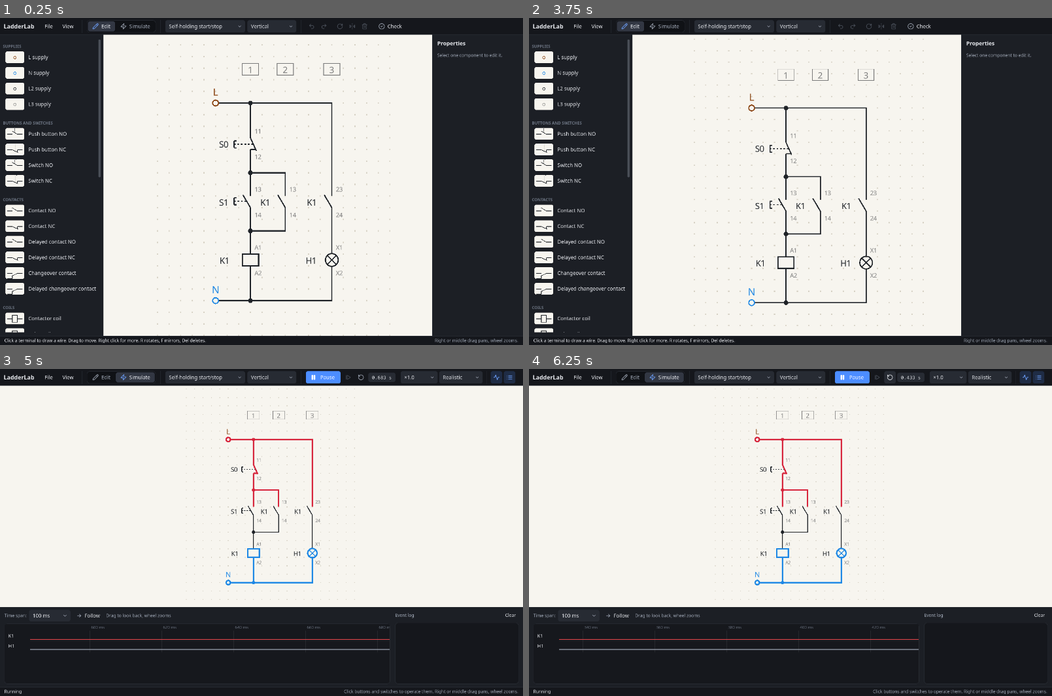
Above: before the commit, frames 1-4 (two rows, left to right).
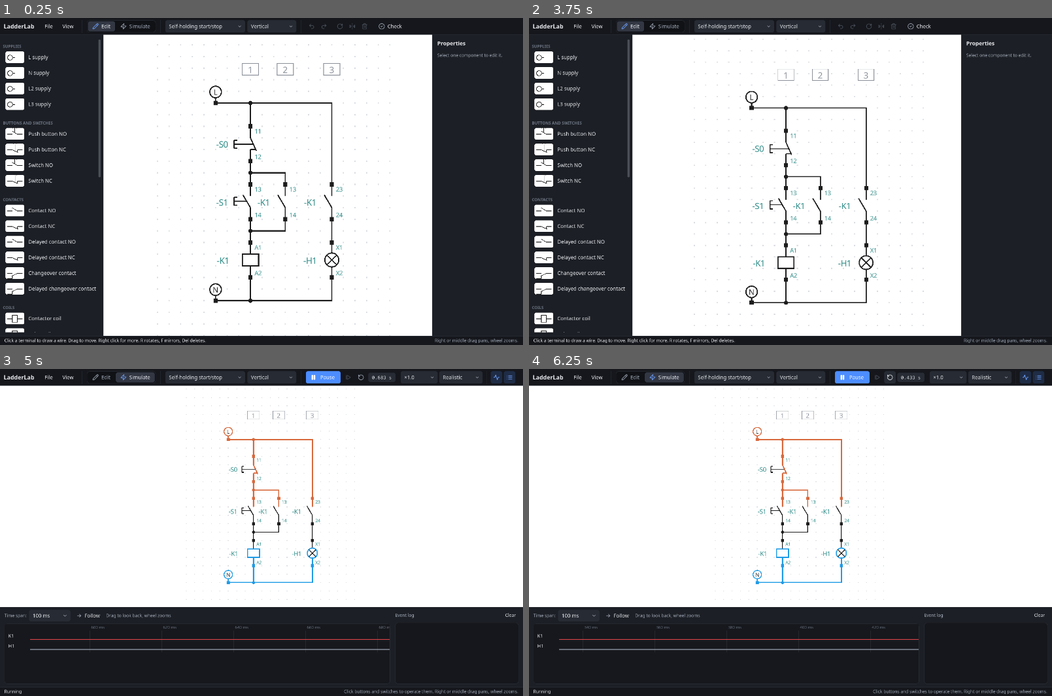
Above: after the commit, the same moments.

Repository: JarasonPC/ladder-lab
Game: Godot game, scene res://main.tscn
Same seed, same stepped clock (60 frames per second), same inputs: the game is played once before the commit and once after it.
Inputs (mouse positions are in pixels of both pictures, inside the frame that each line leads up to):
- Up to frame 1 (0.25 s): no input
- Up to frame 2 (3.75 s): click "Self-holding start/stop" at 0.5 s; click "Self-holding start/stop" at 1.25 s; click "File" at 2 s; click "View" at 2.75 s; click "Edit" at 3.5 s
- Up to frame 3 (5 s): click "Simulate" at 4.25 s
- Up to frame 4 (6.25 s): click (889, 378) at 5 s; click (889, 378) at 5.75 s

The runs differ from the first frame. In frame 1, 1.0% of the frame differs, in the area x 1-75%, y 8-98%; in frame 2, 0.9%; in frame 3, 0.8%; in frame 4, 0.8%.

Commit message:
Draw schematics in the guide's style (option A)
White paper with thin black lines, a square at every terminal filled with
its voltage reach, branch dots in the wire colour, live orange / L2 slate /
L3 lavender / N blue, designations with the 81346 minus prefix and
terminal numbers in teal, supplies as circles with the conductor name,
solid push-button stems and the thermal hook on overload contacts, lit
lamps filled grey, M3~ motors. Second label lines no longer overlap the
designation.

Co-Authored-By: Claude Opus 5.5 <noreply@anthropic.com>
Claude-Session: https://claude.ai/code/session_0195W1p1hzfqGfpWqfXK2WuV

Diff:
--- a/ui/schematic_theme.gd
+++ b/ui/schematic_theme.gd
@@ -1,30 +1,42 @@
 class_name SchematicTheme
 extends RefCounted
-## Colors and sizes used to draw schematics.
+## Colors and sizes used to draw schematics, in the style of the course guide:
+## thin black lines on white paper, square terminals, teal designations and
+## terminal numbers; voltage reach in orange (L / L1), slate (L2), lavender
+## (L3) and blue (N).
 
-const BACKGROUND := Color("f7f5ef")
-const GRID_DOT := Color("d6d1c4")
-const LINE := Color("1f2328")
+const BACKGROUND := Color("ffffff")
+const GRID_DOT := Color("d9dce1")
+const LINE := Color("1d1d1d")
 ## Parts at L / L1 potential (voltage reach).
-const LIVE := Color("d7263d")
+const LIVE := Color("d8693d")
 ## Parts at L2 and L3 potential.
-const LIVE_L2 := Color("7b3fd0")
-const LIVE_L3 := Color("00897b")
+const LIVE_L2 := Color("5c6a99")
+const LIVE_L3 := Color("a597e0")
 ## Parts joined to N (N reach), Czech light blue for the neutral conductor.
-const NEUTRAL := Color("1e88e5")
-const FAULT := Color("ff7a00")
-const WARNING := Color("e8871e")
-const HOVER := Color(0.18, 0.5, 0.98, 0.14)
-const COIL_ON := Color("f6c2c8")
-const LAMP_ON := Color("ffd23f")
-const LAMP_GLOW := Color(1.0, 0.82, 0.25, 0.35)
-const TEXT := Color("1f2328")
-const TERMINAL_TEXT := Color("7a7a7a")
-## Czech practice: L / L1 brown, L2 black, L3 grey, N light blue.
-const L_COLOR := Color("8b4513")
-const L2_COLOR := Color("1f2328")
-const L3_COLOR := Color("8a8a8a")
-const N_COLOR := Color("1e88e5")
+const NEUTRAL := Color("1f9be6")
+## Short-circuit current, blown fuses, injected faults.
+const FAULT := Color("e0245e")
+## Chattering, tripped protection.
+const WARNING := Color("c99700")
+const HOVER := Color(0.18, 0.5, 0.98, 0.12)
+const COIL_ON := Color("f6cbb8")
+## A lit lamp is filled grey, as in the guide.
+const LAMP_ON := Color("c4c4c4")
+const LAMP_GLOW := Color(0, 0, 0, 0)
+const TEXT := Color("1d1d1d")
+## Designations ("-KM1") and terminal numbers.
+const DESIGNATION := Color("2c8b86")
+const TERMINAL_TEXT := Color("2c8b86")
+## Current path numbers above or beside the drawing.
+const PATH_TEXT := Color("8a9099")
+## Terminal squares that nothing reaches.
+const TERMINAL_DEAD := Color("1d1d1d")
+## Supply circles: the conductor names are black, as in the guide.
+const L_COLOR := Color("1d1d1d")
+const L2_COLOR := Color("1d1d1d")
+const L3_COLOR := Color("1d1d1d")
+const N_COLOR := Color("1d1d1d")
 
 
 
@@ -45,6 +57,8 @@
 
 
 const LINE_WIDTH: float = 2.0
-const LIVE_WIDTH: float = 3.5
+const LIVE_WIDTH: float = 2.6
+## Side of the terminal squares in pixels.
+const TERMINAL_SQUARE: float = 7.0
 const LABEL_SIZE: int = 14
 const TERMINAL_SIZE: int = 10
--- a/ui/symbols/changeover_symbol.gd
+++ b/ui/symbols/changeover_symbol.gd
@@ -50,7 +50,7 @@
 
 
 func _draw_labels() -> void:
-	draw_label(component.designation, _designation_anchor(), SchematicTheme.LABEL_SIZE, SchematicTheme.TEXT)
+	draw_label(designation_text(), _designation_anchor(), SchematicTheme.LABEL_SIZE, SchematicTheme.DESIGNATION)
 	var names: PackedStringArray = component.get_terminal_names()
 	draw_label(names[0], Vector2(0.35 * G, 2.6 * G), SchematicTheme.TERMINAL_SIZE, SchematicTheme.TERMINAL_TEXT)
 	draw_label(names[2], Vector2(-0.35 * G, 0.4 * G), SchematicTheme.TERMINAL_SIZE, SchematicTheme.TERMINAL_TEXT)
--- a/ui/symbols/coil_symbol.gd
+++ b/ui/symbols/coil_symbol.gd
@@ -28,7 +28,7 @@
 
 func _draw_labels() -> void:
 	var anchor: Vector2 = Vector2(-1.8 * G, 1.5 * G)
-	draw_label(component.designation, anchor, SchematicTheme.LABEL_SIZE, SchematicTheme.TEXT)
+	draw_label(designation_text(), anchor, SchematicTheme.LABEL_SIZE, SchematicTheme.DESIGNATION)
 	var names: PackedStringArray = component.get_terminal_names()
 	draw_label(names[0], Vector2(0.35 * G, 0.4 * G), SchematicTheme.TERMINAL_SIZE, SchematicTheme.TERMINAL_TEXT)
 	draw_label(names[1], Vector2(0.35 * G, 2.6 * G), SchematicTheme.TERMINAL_SIZE, SchematicTheme.TERMINAL_TEXT)
--- a/ui/symbols/contact_symbol.gd
+++ b/ui/symbols/contact_symbol.gd
@@ -78,32 +78,33 @@
 			_draw_parachute(middle, delayed_move_right, color)
 
 
+## Stem from the blade to the button head (a bracket open toward the blade),
+## drawn solid as in the guide.
 func _draw_push_actuator(middle: Vector2, pressed: bool, color: Color) -> void:
 	var head_x: float = -22.0 if pressed else -28.0
 	var y: float = middle.y
-	draw_dashed_line(Vector2(head_x, y), Vector2(middle.x - 1.0, y), color, 1.5, 3.0)
-	draw_line(Vector2(head_x, y - 6), Vector2(head_x, y + 6), color, SchematicTheme.LINE_WIDTH)
-	draw_line(Vector2(head_x, y - 6), Vector2(head_x + 4, y - 6), color, SchematicTheme.LINE_WIDTH)
-	draw_line(Vector2(head_x, y + 6), Vector2(head_x + 4, y + 6), color, SchematicTheme.LINE_WIDTH)
+	draw_line(Vector2(head_x, y), Vector2(middle.x - 1.0, y), color, 1.4)
+	draw_line(Vector2(head_x, y - 7), Vector2(head_x, y + 7), color, 1.8)
+	draw_line(Vector2(head_x, y - 7), Vector2(head_x + 5, y - 7), color, 1.8)
+	draw_line(Vector2(head_x, y + 7), Vector2(head_x + 5, y + 7), color, 1.8)
 
 
-## Dashed line to the thermal-effect mark (a small square wave).
+## Stem from the blade to the hook of the thermal release, as in the guide.
 func _draw_thermal_actuator(middle: Vector2, color: Color) -> void:
 	var y: float = middle.y
-	var x: float = -30.0
-	draw_dashed_line(Vector2(x + 8.0, y), Vector2(middle.x - 1.0, y), color, 1.5, 3.0)
-	var w: float = SchematicTheme.LINE_WIDTH * 0.75
-	draw_polyline(PackedVector2Array([Vector2(x, y + 4), Vector2(x, y - 4), Vector2(x + 4, y - 4), Vector2(x + 4, y + 4), Vector2(x + 8, y + 4), Vector2(x + 8, y)]), color, w)
+	var x: float = -28.0
+	draw_line(Vector2(x, y), Vector2(middle.x - 1.0, y), color, 1.4)
+	draw_polyline(PackedVector2Array([Vector2(x, y), Vector2(x, y - 8), Vector2(x + 6, y - 8)]), color, 1.8)
 
 
 func _draw_turn_actuator(middle: Vector2, switched_on: bool, color: Color) -> void:
 	var head_x: float = -26.0
 	var y: float = middle.y
 	var flip: float = -1.0 if switched_on else 1.0
-	draw_dashed_line(Vector2(head_x, y), Vector2(middle.x - 1.0, y), color, 1.5, 3.0)
-	draw_line(Vector2(head_x, y - 6), Vector2(head_x, y + 6), color, SchematicTheme.LINE_WIDTH)
-	draw_line(Vector2(head_x, y - 6), Vector2(head_x - 4 * flip, y - 6), color, SchematicTheme.LINE_WIDTH)
-	draw_line(Vector2(head_x, y + 6), Vector2(head_x + 4 * flip, y + 6), color, SchematicTheme.LINE_WIDTH)
+	draw_line(Vector2(head_x, y), Vector2(middle.x - 1.0, y), color, 1.4)
+	draw_line(Vector2(head_x, y - 7), Vector2(head_x, y + 7), color, 1.8)
+	draw_line(Vector2(head_x, y - 7), Vector2(head_x - 5 * flip, y - 7), color, 1.8)
+	draw_line(Vector2(head_x, y + 7), Vector2(head_x + 5 * flip, y + 7), color, 1.8)
 
 
 ## Two short lines from the blade to a half circle on its left.
--- a/ui/symbols/fuse_symbol.gd
+++ b/ui/symbols/fuse_symbol.gd
@@ -25,7 +25,7 @@
 
 
 func _draw_labels() -> void:
-	draw_label(component.designation, Vector2(-1.0 * G, 1.5 * G), SchematicTheme.LABEL_SIZE, SchematicTheme.TEXT)
+	draw_label(designation_text(), Vector2(-1.0 * G, 1.5 * G), SchematicTheme.LABEL_SIZE, SchematicTheme.DESIGNATION)
 	var names: PackedStringArray = component.get_terminal_names()
 	draw_label(names[0], Vector2(0.35 * G, 0.4 * G), SchematicTheme.TERMINAL_SIZE, SchematicTheme.TERMINAL_TEXT)
 	draw_label(names[1], Vector2(0.35 * G, 2.6 * G), SchematicTheme.TERMINAL_SIZE, SchematicTheme.TERMINAL_TEXT)
--- a/ui/symbols/lamp_symbol.gd
+++ b/ui/symbols/lamp_symbol.gd
@@ -1,9 +1,9 @@
 class_name LampSymbol
 extends SchematicSymbol
-## Signal lamp (IEC 60617 S00965): circle with a cross.
+## Signal lamp (IEC 60617 S00965): circle with a cross, filled grey while lit.
 
 const CENTER := Vector2(0, 30)
-const RADIUS: float = 11.0
+const RADIUS: float = 12.0
 
 
 func _draw_shape(color: Color, width: float) -> void:
@@ -11,9 +11,9 @@
 	draw_line(Vector2(0, 0), Vector2(0, CENTER.y - RADIUS), lead_color(0), lead_width(0))
 	draw_line(Vector2(0, CENTER.y + RADIUS), Vector2(0, 3 * G), lead_color(1), lead_width(1))
 	if lit:
-		draw_circle(CENTER, RADIUS + 7.0, SchematicTheme.LAMP_GLOW)
 		draw_circle(CENTER, RADIUS, SchematicTheme.LAMP_ON)
 	draw_arc(CENTER, RADIUS, 0.0, TAU, 32, color, width)
 	var d: float = RADIUS * 0.7071
-	draw_line(CENTER + Vector2(-d, -d), CENTER + Vector2(d, d), color, SchematicTheme.LINE_WIDTH)
-	draw_line(CENTER + Vector2(-d, d), CENTER + Vector2(d, -d), color, SchematicTheme.LINE_WIDTH)
+	var cross: Color = SchematicTheme.LINE if not warning else color
+	draw_line(CENTER + Vector2(-d, -d), CENTER + Vector2(d, d), cross, SchematicTheme.LINE_WIDTH)
+	draw_line(CENTER + Vector2(-d, d), CENTER + Vector2(d, -d), cross, SchematicTheme.LINE_WIDTH)
--- a/ui/symbols/main_contacts_symbol.gd
+++ b/ui/symbols/main_contacts_symbol.gd
@@ -37,5 +37,5 @@
 
 
 func _draw_labels() -> void:
-	draw_label(component.designation, _designation_anchor(), SchematicTheme.LABEL_SIZE, SchematicTheme.TEXT)
+	draw_label(designation_text(), _designation_anchor(), SchematicTheme.LABEL_SIZE, SchematicTheme.DESIGNATION)
 	_draw_pole_labels()
--- a/ui/symbols/motor_breaker_symbol.gd
+++ b/ui/symbols/motor_breaker_symbol.gd
@@ -42,5 +42,5 @@
 
 
 func _draw_labels() -> void:
-	draw_label(component.designation, _designation_anchor(), SchematicTheme.LABEL_SIZE, SchematicTheme.TEXT)
+	draw_label(designation_text(), _designation_anchor(), SchematicTheme.LABEL_SIZE, SchematicTheme.DESIGNATION)
 	_draw_pole_labels()
--- a/ui/symbols/overload_relay_symbol.gd
+++ b/ui/symbols/overload_relay_symbol.gd
@@ -54,7 +54,7 @@
 	if relay.poles == 3:
 		anchor = Vector2(-1.2 * G, 1.5 * G)
 		_draw_pole_labels()
-	draw_label(component.designation, anchor, SchematicTheme.LABEL_SIZE, SchematicTheme.TEXT)
+	draw_label(designation_text(), anchor, SchematicTheme.LABEL_SIZE, SchematicTheme.DESIGNATION)
 	var text: String = "%.1f s" % relay.trip_delay
 	if relay.is_heating() and not relay.tripped:
 		text = "%.1f / %.1f s" % [relay.elapsed, relay.trip_delay]
--- a/ui/symbols/schematic_symbol.gd
+++ b/ui/symbols/schematic_symbol.gd
@@ -45,6 +45,8 @@
 		var body: Rect2 = SymbolGeometry.local_body(component)
 		draw_rect(Rect2(body.position * G, body.size * G), SchematicTheme.HOVER)
 	_draw_shape(stroke_color(), stroke_width())
+	if show_labels:
+		_draw_terminals()
 	draw_set_transform_matrix(Transform2D.IDENTITY)
 	if show_labels:
 		_draw_labels()
@@ -95,9 +97,28 @@
 	pass
 
 
+## Designation as written on the drawing: "-KM1" (ČSN EN 81346 prefix).
+func designation_text() -> String:
+	return "-" + component.designation
+
+
+## Square at every terminal, filled with what reaches it (black when nothing).
+func _draw_terminals() -> void:
+	if component is Junction:
+		return
+	var s: float = SchematicTheme.TERMINAL_SQUARE
+	var cells: Dictionary[String, Vector2i] = SymbolGeometry.local_terminals(component)
+	var names: PackedStringArray = component.get_terminal_names()
+	for i: int in names.size():
+		var at: Vector2 = Vector2(cells[names[i]]) * G
+		var code: int = reach(i)
+		var fill: Color = SchematicTheme.TERMINAL_DEAD if code == REACH_NONE else SchematicTheme.reach_color(code)
+		draw_rect(Rect2(at - Vector2(s, s) * 0.5, Vector2(s, s)), fill)
+
+
 ## Draws designation and terminal numbers. Override to add more.
 func _draw_labels() -> void:
-	draw_label(component.designation, _designation_anchor(), SchematicTheme.LABEL_SIZE, SchematicTheme.TEXT)
+	draw_label(designation_text(), _designation_anchor(), SchematicTheme.LABEL_SIZE, SchematicTheme.DESIGNATION)
 	var names: PackedStringArray = component.get_terminal_names()
 	if names.size() == 2:
 		draw_label(names[0], Vector2(0.35 * G, 0.4 * G), SchematicTheme.TERMINAL_SIZE, SchematicTheme.TERMINAL_TEXT)
@@ -167,7 +188,8 @@
 		var top: float = anchor.y - size.y if away.y < 0.0 else anchor.y
 		pos = Vector2(anchor.x - size.x * 0.5, top + ascent)
 	if line > 0:
-		var line_height: float = font.get_height(font_size)
+		# Further lines sit beside the designation, which uses the larger size.
+		var line_height: float = font.get_height(maxi(font_size, SchematicTheme.LABEL_SIZE))
 		var direction: float = -1.0 if absf(away.x) < absf(away.y) and away.y < 0.0 else 1.0
 		pos.y += direction * line * line_height
 	draw_string(font, pos, text, HORIZONTAL_ALIGNMENT_LEFT, -1, font_size, color)
--- a/ui/symbols/supply_symbol.gd
+++ b/ui/symbols/supply_symbol.gd
@@ -1,30 +1,24 @@
 class_name SupplySymbol
 extends SchematicSymbol
-## Supply point (L, L1, L2, L3 or N): terminal circle (IEC 60617 S00017) with its label.
+## Supply point (L, L1, L2, L3 or N) as in the guide: a circle with the
+## conductor name above the terminal, joined to it by a short lead.
+
+const CIRCLE := Vector2(0, -19)
+const RADIUS: float = 10.0
 
 
 func _draw_shape(color: Color, width: float) -> void:
-	var c: Color = color if reach(0) != REACH_NONE else _conductor_color()
-	draw_circle(Vector2.ZERO, 5.0, SchematicTheme.BACKGROUND)
-	draw_arc(Vector2.ZERO, 5.0, 0.0, TAU, 20, c, width)
+	var c: Color = color if reach(0) != REACH_NONE else SchematicTheme.LINE
+	draw_line(CIRCLE + Vector2(0, RADIUS), Vector2.ZERO, lead_color(0), lead_width(0))
+	draw_circle(CIRCLE, RADIUS, SchematicTheme.BACKGROUND)
+	draw_arc(CIRCLE, RADIUS, 0.0, TAU, 28, c, minf(width, 2.0))
 
 
 func _draw_labels() -> void:
 	# Several supply points may share a conductor ("L", "L.2"); show the conductor.
 	var text: String = (component as PowerSupply).conductor_name()
-	# Centred above the terminal on screen, so L1, L2, L3 side by side do not overlap.
 	var font: Font = AppTheme.schematic_font()
-	var size: int = SchematicTheme.LABEL_SIZE + 2
+	var size: int = 11 if text.length() > 1 else 12
 	var w: float = font.get_string_size(text, HORIZONTAL_ALIGNMENT_LEFT, -1, size).x
-	draw_string(font, Vector2(-w * 0.5, -8.0 - font.get_descent(size)), text, HORIZONTAL_ALIGNMENT_LEFT, -1, size, _conductor_color())
-
-
-func _conductor_color() -> Color:
-	match (component as PowerSupply).conductor:
-		PowerSupply.Conductor.N:
-			return SchematicTheme.N_COLOR
-		PowerSupply.Conductor.L2:
-			return SchematicTheme.L2_COLOR
-		PowerSupply.Conductor.L3:
-			return SchematicTheme.L3_COLOR
-	return SchematicTheme.L_COLOR
+	var center: Vector2 = to_upright(CIRCLE)
+	draw_string(font, center + Vector2(-w * 0.5, font.get_ascent(size) * 0.5 - 1.5), text, HORIZONTAL_ALIGNMENT_LEFT, -1, size, SchematicTheme.TEXT)
--- a/ui/symbols/three_phase_motor_symbol.gd
+++ b/ui/symbols/three_phase_motor_symbol.gd
@@ -67,7 +67,7 @@
 
 func _draw_labels() -> void:
 	var motor: ThreePhaseMotor = component as ThreePhaseMotor
-	draw_label(component.designation, _designation_anchor(), SchematicTheme.LABEL_SIZE, SchematicTheme.TEXT)
+	draw_label(designation_text(), _designation_anchor(), SchematicTheme.LABEL_SIZE, SchematicTheme.DESIGNATION)
 	var names: PackedStringArray = motor.get_terminal_names()
 	for i: int in names.size():
 		var cell: Vector2 = Vector2(SymbolGeometry.motor_terminal_cell(i)) * G
@@ -79,8 +79,7 @@
 		draw_label(names[i], cell + offset, SchematicTheme.TERMINAL_SIZE, SchematicTheme.TERMINAL_TEXT)
 	var font: Font = AppTheme.schematic_font()
 	var c: Vector2 = to_upright(CENTER)
-	_centered(font, "M", c + Vector2(0, -6), 16, SchematicTheme.TEXT)
-	_centered(font, "3~", c + Vector2(0, 10), 12, SchematicTheme.TEXT)
+	_centered(font, "M3~", c, 15, SchematicTheme.TEXT)
 	var status: String = ""
 	var status_color: Color = SchematicTheme.TEXT
 	match motor.state:
--- a/ui/symbols/three_pole_fuse_symbol.gd
+++ b/ui/symbols/three_pole_fuse_symbol.gd
@@ -32,5 +32,5 @@
 
 
 func _draw_labels() -> void:
-	draw_label(component.designation, Vector2(-1.0 * G, 1.5 * G), SchematicTheme.LABEL_SIZE, SchematicTheme.TEXT)
+	draw_label(designation_text(), Vector2(-1.0 * G, 1.5 * G), SchematicTheme.LABEL_SIZE, SchematicTheme.DESIGNATION)
 	_draw_pole_labels()
--- a/ui/wire_layer.gd
+++ b/ui/wire_layer.gd
@@ -48,7 +48,7 @@
 	for w: int in document.circuit.broken_wires:
 		_draw_break(w)
 	for cell: Vector2i in _junctions:
-		draw_circle(Vector2(cell) * G, 4.0, SchematicTheme.reach_color(_reach_at(cell)))
+		draw_circle(Vector2(cell) * G, 3.6, SchematicTheme.reach_color(_reach_at(cell)))
 	_draw_path_numbers()
 
 
@@ -70,10 +70,10 @@
 			center = Vector2(paths[i], b.position.y - 1.5) * G
 		var rect: Rect2 = Rect2(center - box * 0.5, box)
 		draw_rect(rect, SchematicTheme.BACKGROUND)
-		draw_rect(rect, SchematicTheme.TERMINAL_TEXT, false, 1.0)
+		draw_rect(rect, SchematicTheme.PATH_TEXT, false, 1.0)
 		var text: String = str(i + 1)
 		var w: float = font.get_string_size(text, HORIZONTAL_ALIGNMENT_LEFT, -1, size).x
-		draw_string(font, center + Vector2(-w * 0.5, font.get_ascent(size) * 0.5 - 1.0), text, HORIZONTAL_ALIGNMENT_LEFT, -1, size, SchematicTheme.TERMINAL_TEXT)
+		draw_string(font, center + Vector2(-w * 0.5, font.get_ascent(size) * 0.5 - 1.0), text, HORIZONTAL_ALIGNMENT_LEFT, -1, size, SchematicTheme.PATH_TEXT)
 
 
 func _reach(wire_index: int) -> int:
Not shown, changed: CLAUDE.md
